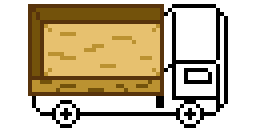
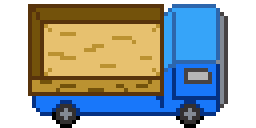
The second w=256, h=128 image is a revision of the first. Changes to its layers:
added group "pickup truck" with 5 layers above "Background" over left=32, top=4, right=228, bottom=124
added layer "Layer 4" in group "pickup truck" over left=184, top=12, right=228, bottom=108
added layer "Layer 3" in group "pickup truck" over left=32, top=4, right=220, bottom=116
added layer "Layer 5" in group "pickup truck" over left=56, top=104, right=200, bottom=124
moved "Layer 1" into group "pickup truck", painted on it over left=32, top=4, right=228, bottom=124
